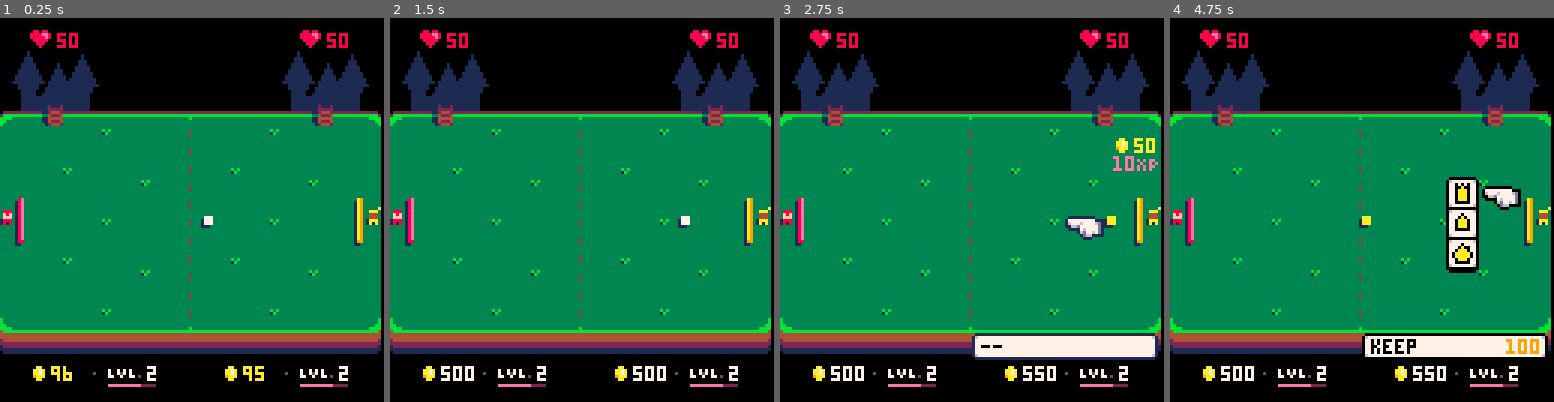
Above: before the commit, frames 1-4 (left to right).
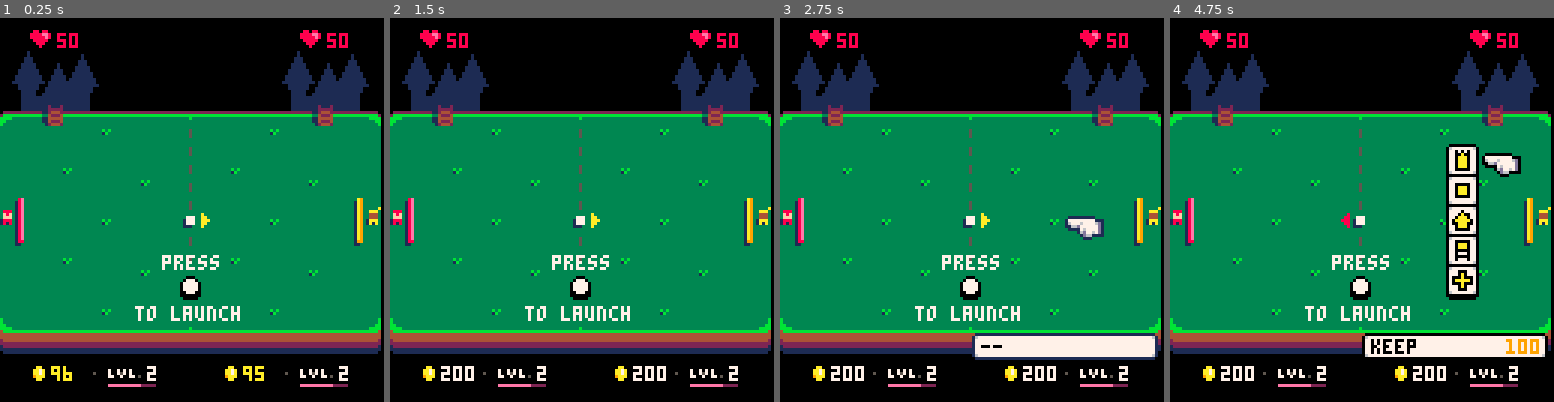
Above: after the commit, the same moments.

Repository: aylanonsense/arpongi
Game: PICO-8 cartridge cart.p8
Same seed, same stepped clock (60 frames per second), same inputs: the game is played once before the commit and once after it.
Inputs:
- Up to frame 1 (0.25 s): no input
- Up to frame 2 (1.5 s): tap X (X key) at 0.33, 1.07 s; tap O (Z key) at 0.7 s
- Up to frame 3 (2.75 s): hold Right 1.6-2.1 s; tap O (Z key) at 1.7, 2.1, 2.5 s; tap X (X key) at 1.85 s; hold Up 2.15-2.42 s; hold Right from 2.47 s (still down)
- Up to frame 4 (4.75 s): tap O (Z key) every 0.4 s from 2.9 to 4.5 s; tap X (X key) at 2.97, 4.08 s; release Right at 3.03 s; hold Left 3.08-3.58 s; hold Down 3.63-3.97 s; hold Right 4.02-4.68 s; hold Up from 4.73 s (still down)

The runs differ from the first frame. In frame 1, 1.2% of the frame differs, in the area x 35-63%, y 50-79%; in frame 2, 1.3%; in frame 3, 1.8%; in frame 4, 4.5%, in the area x 13-92%, y 32-94%.

Commit message:
Addin' more of 'em buiwdins, roight loyke 'em wit da arrows 'n da crawsses 'n sooch

Diff:
--- a/cart.p8
+++ b/cart.p8
@@ -7,14 +7,66 @@
 todo:
 	ball gradually speeds up
 	the game ends when a commander reaches 0 hp
+		castle is destroyed
 	sound effects
-	launch ball with middle button
 	main menu
 	character select
+	reminders / tips / tutorials
+	effects when:
+		building constructed
+		building destroyed
+		building triggered
+		building upgraded
+
 
 	menu items are greyed out when unuseable
 	gain xp
 	leveling up
+
+
+per paddle hit:
+	+40 gold
+	+15 xp
+
+per ball hit:
+	-20 building hp
+
+player levels:
+	lvl 1	3 hits
+	lvl 2	8 hits
+	lvl 3	14 hits
+	lvl 4	21 hits
+	lvl 5	29
+	lvl 6
+	lvl 7	50 hits
+	lvl 8
+	lvl 9	90 hits
+
+buildings:
+	base attributes:
+		lvl 1	100 gold	100 hp
+		lvl 2	200 gold	175 hp
+		lvl 3	300 gold	250 hp
+	farm:
+		lvl 1	+25 gold
+		lvl 2	+75 gold
+		lvl 3	+200 gold
+	keep:
+		lvl 1	+1 troop
+		lvl 2	+3 troops
+		lvl 3	+7 troops
+	inn:
+		lvl 1	+1 health
+		lvl 2	+2 health
+		lvl 3	+4 health
+	[academy]:
+		lvl 1	+10 xp
+		lvl 2	+25 xp
+		lvl 3	+55 xp
+	[archery range]:
+		lvl 1	small area
+		lvl 2	wide area
+		lvl 3	massive area
 
 render layers:
 	2:	plots/grass
@@ -99,7 +151,7 @@
 			})
 			self.build_menu=spawn_entity("menu",x,63,{
 				commander=self,
-				menu_items={{4,"keep","+1 troop",100},{5,"farm","+3 gold",100},{6,"inn","+3 health",100}},
+				menu_items={{4,"keep","+1 troop",100},{5,"farm","+3 gold",100},{6,"inn","+3 health",100},{7,"archers","short range",100},{8,"church","+1 health",100}},
 				on_select=function(self,item,index)
 					self:hide()
 					local location_menu=self.commander.location_menu
@@ -188,6 +240,8 @@
 			if self.gold.amount>=cost then
 				self.gold:add(-cost)
 				building.upgrades+=1
+				building.max_hit_points+=75
+				building.hit_points+=75
 				return true
 			end
 		end
@@ -218,9 +272,11 @@
 				self.displayed_amount=max(0,max(self.amount,self.displayed_amount-rnd_int(self.min_tick,self.max_tick)))
 			end
 		end,
-		add=function(self,amt)
-			self.amount=mid(0,self.amount+amt,self.max_amount)
-		end
+		add=function(self,amount)
+			self.amount=mid(0,self.amount+amount,self.max_amount)
+			self:on_add(amount)
+		end,
+		on_add=noop
 	},
 	health_counter={
 		extends="counter",
@@ -241,11 +297,20 @@
 				color(8)
 			end
 			print(self.displayed_amount,self.x+9.5,self.y+1.5)
+		end,
+		on_add=function(self,amount)
+			if amount<0 then
+				spawn_entity("spark_explosion",self.x+self.width/2,self.y+self.height/2,{
+					color=8,
+					num_sparks=-amount,
+					speed=3
+				})
+			end
 		end
 	},
 	gold_counter={
 		extends="counter",
-		amount=500,
+		amount=200,
 		max_amount=999,
 		min_tick=9,
 		max_tick=16,
@@ -385,6 +450,13 @@
 		end,
 		destroy_troop=function(self,troop)
 			del(self.troops,troop)
+			spawn_entity("spark_explosion",troop.x,troop.y,{
+				color=self.commander.colors[2],
+				min_angle=45,
+				max_angle=135,
+				num_sparks=1,
+				speed=1.5
+			})
 		end
 	},
 	menu={
@@ -489,10 +561,15 @@
 		height=3,
 		collision_indent=0.5,
 		hit_channel=1, -- buildings
-		vx=0.75,
-		vy=0,
 		collision_channel=1 + 2, -- level bounds + commanders
+		init=function(self)
+			self.frames_alive+=ternary(rnd()<0.5,20,0)
+		end,
 		update=function(self)
+			if self.vx==0 and self.vy==0 and button_presses[1][0] then
+				local launch_to_player_1=(self.frames_alive%40<20)
+				self.vx=ternary(launch_to_player_1,-0.67,0.67)
+			end
 			self:apply_velocity(true)
 		end,
 		draw=function(self)
@@ -502,6 +579,15 @@
 				color(7)
 			end
 			rectfill(self.x+0.5,self.y+0.5,self.x+self.width-0.5,self.y+self.height-0.5)
+			if self.vx==0 and self.vy==0 then
+				print("press",self.x-7.5,self.y+7.5+6,7)
+				pal(1,0)
+				draw_sprite(35,31,7,9,self.x-2,self.y+13+6)
+				print("to launch",self.x-16.5,self.y+24.5+6,7)
+				local launch_to_player_1=(self.frames_alive%40<20)
+				pal(11,commanders[ternary(launch_to_player_1,1,2)].colors[2])
+				draw_sprite(42,27,3,5,self.x+ternary(launch_to_player_1,-5,5),self.y-1,self.frames_alive%40<20)
+			end
 		end,
 		draw_shadow=function(self)
 			rectfill(self.x-0.5,self.y+1.5,self.x+self.width-1.5,self.y+self.height+0.5,1)
@@ -517,31 +603,36 @@
 				end
 				-- take damage
 				if other.is_left_wall or other.is_right_wall then
-					commanders[ternary(other.is_left_wall,1,2)].health:add(-10)
+					local commander=commanders[ternary(other.is_left_wall,1,2)]
+					commander.health:add(-15)
 					freeze_and_shake_screen(0,5)
 					self:die()
 				end
-				-- change vertical velocity a bit
+				-- commander can bounce the ball in interesting ways
 				if other.is_commander then
-					local offset_y=self.y+self.height/2-self.vy-other.y-other.height/2+other.vy/2
+					local offset_y=self.y+self.height/2-other.y-other.height/2+other.vy/2
 					local max_offset=other.height/2
 					local percent_offset=mid(-1,offset_y/max_offset,1)
-					local target_vy=1.2*percent_offset+0.6*self.vy
-					self.vy=target_vy
-					other.gold:add(50)
+					percent_offset*=abs(percent_offset)
+					self.vy=1.2*percent_offset+0.4*other.vy
+					other.gold:add(40)
 					spawn_entity("pop_text",self.x+self.width/2,other.y-5,{
-						amount=50,
+						amount=40,
 						type="gold"
 					})
 					spawn_entity("pop_text",self.x+self.width/2,other.y+1,{
-						amount=10,
+						amount=15,
 						type="xp"
 					})
 					self.commander=other
+					self.vx+=ternary(self.vx<0,-1,1)*0.01
 				end
 				-- stop moving / colliding
 				return true
 			end
+		end,
+		on_death=function(self)
+			ball=spawn_entity("ball",62,66)
 		end
 	},
 	building={
@@ -575,12 +666,22 @@
 			if other.commander==self.commander then
 				self:on_trigger(other)
 			elseif other.commander then
-				self:damage(25)
+				self:damage(20)
 			end
 		end,
 		damage=function(self,amount)
 			self.hit_points-=amount
 			self.show_health_bar_frames=60
+			spawn_entity("spark_explosion",self.x+self.width/2,self.y+self.height,{
+				color=6,
+				min_angle=70,
+				max_angle=110,
+				variation=0.2,
+				gravity=0.15,
+				speed=3.5,
+				num_sparks=min(amount,5),
+				frames_to_death=17
+			})
 			if amount>1 then
 				freeze_and_shake_screen(0,2)
 			end
@@ -594,10 +695,11 @@
 		extends="building",
 		sprite=1,
 		health_bar_height={4,6,7},
-		upgrade_options={{"keep v2","+3 troop",200},{"keep v3","+5 troop",400},{"max upgrade"}},
+		upgrade_options={{"keep v2","+3 troop",200},{"keep v3","+7 troop",300},{"max upgrade"}},
 		on_trigger=function(self)
+			local num_troops=({1,3,7})[self.upgrades+1]
 			local i
-			for i=1,5 do
+			for i=1,num_troops do
 				self.commander.army:spawn_troop(self)
 			end
 		end
@@ -607,11 +709,12 @@
 		sprite=2,
 		health_bar_height={2,2,2},
 		offset_y=4,
-		upgrade_options={{"farm v2","+5 gold",200},{"farm v3","+10 gold",400},{"max upgrade"}},
+		upgrade_options={{"farm v2","+75 gold",200},{"farm v3","+200 gold",300},{"max upgrade"}},
 		on_trigger=function(self,other)
-			self.commander.gold:add(25)
+			local gold=({25,75,200})[self.upgrades+1]
+			self.commander.gold:add(gold)
 			spawn_entity("pop_text",self.x+self.width/2,other.y-5,{
-				amount=25,
+				amount=gold,
 				type="gold"
 			})
 		end
@@ -620,13 +723,122 @@
 		extends="building",
 		sprite=3,
 		health_bar_height={3,4,5},
-		upgrade_options={{"inn v2","+5 health",200},{"inn v3","+10 health",400},{"max upgrade"}},
+		upgrade_options={{"inn v2","+30 xp",200},{"inn v3","+50 xp",300},{"max upgrade"}},
 		on_trigger=function(self,other)
-			self.commander.health:add(3)
+			local xp=({10,30,50})[self.upgrades+1]
+			self.commander.xp:add(xp)
 			spawn_entity("pop_text",self.x+self.width/2,other.y-5,{
-				amount=3,
+				amount=xp,
+				type="xp"
+			})
+		end
+	},
+	archers={
+		extends="building",
+		sprite=4,
+		health_bar_height={4,6,8},
+		upgrade_options={{"archers v2","wide range",200},{"archers v3","max range",300},{"max upgrade"}},
+		on_trigger=function(self,other)
+			local army=commanders[self.commander.opposing_player_num].army
+			local troop
+			local range=({13,21,27})[self.upgrades+1]
+			local arrows=({3,6,9})[self.upgrades+1]
+			for troop in all(army.troops) do
+				local dx=mid(-100,self.x+self.width/2-troop.x,100)
+				local dy=mid(-100,self.y+self.height/2-troop.y,100)
+				if dx*dx+dy*dy<range*range and arrows>0 then
+					army:destroy_troop(troop)
+					arrows-=1
+				end
+			end
+			-- local i
+			for i=1,(5+2*self.upgrades) do
+				local dist=(0.6+rnd(0.3))*range
+				local angle=(i-rnd())/5
+				spawn_entity("spark_explosion",self.x+self.width/2+dist*cos(angle),self.y+self.height/2+dist*sin(angle),{
+					color=4,
+					min_angle=60,
+					max_angle=120,
+					num_sparks=2,
+					speed=1,
+					frames_to_death=30,
+					gravity=0.02,
+					delay=i
+				})
+			end
+			spawn_entity("range_indicator",self.x+self.width/2,self.y+self.height/2,{
+				range=range,
+				frames_to_death=30,
+				color=8
+			})
+		end
+	},
+	range_indicator={
+		render_layer=7,
+		draw=function(self)
+			circ(self.x+0.5,self.y+0.5,self.range,self.color)
+		end
+	},
+	church={
+		extends="building",
+		sprite=5,
+		health_bar_height={4,4,6},
+		upgrade_options={{"church v2","+2 health",200},{"church v3","+4 health",300},{"max upgrade"}},
+		on_trigger=function(self,other)
+			local health=({1,2,4})[self.upgrades+1]
+			self.commander.health:add(health)
+			spawn_entity("pop_text",self.x+self.width/2,other.y-5,{
+				amount=health,
 				type="health"
 			})
+		end
+	},
+	spark_explosion={
+		frames_to_death=18,
+		color=7,
+		gravity=0.02,
+		friction=0.1,
+		num_sparks=7,
+		speed=2,
+		min_angle=0,
+		max_angle=360,
+		variation=0.1,
+		delay=0,
+		init=function(self)
+			self.sparks={}
+			local i
+			for i=1,self.num_sparks do
+				local angle=self.min_angle/360+(self.max_angle-self.min_angle)*((i-rnd())/self.num_sparks)/360
+				local speed=(1-self.variation+rnd(2*self.variation))*self.speed
+				add(self.sparks,{
+					x=self.x,
+					y=self.y,
+					vx=speed*cos(angle),
+					vy=speed*sin(angle)
+				})
+			end
+			self:update()
+		end,
+		update=function(self)
+			if self.frames_alive>=self.delay then
+				local spark
+				for spark in all(self.sparks) do
+					spark.prev_x,spark.prev_y=spark.x,spark.y
+					spark.vy+=self.gravity
+					spark.vx*=1-self.friction
+					spark.vy*=1-self.friction
+					spark.x+=spark.vx
+					spark.y+=spark.vy
+				end
+			end
+		end,
+		draw=function(self)
+			if self.frames_alive>=self.delay then
+				local spark
+				for spark in all(self.sparks) do
+					line(spark.x,spark.y,spark.prev_x,spark.prev_y,self.color)
+				end
+			end
 		end
 	}
 }
Not shown, changed: 87 lines of the sprite sheet (__gfx__) section of cart.p8
